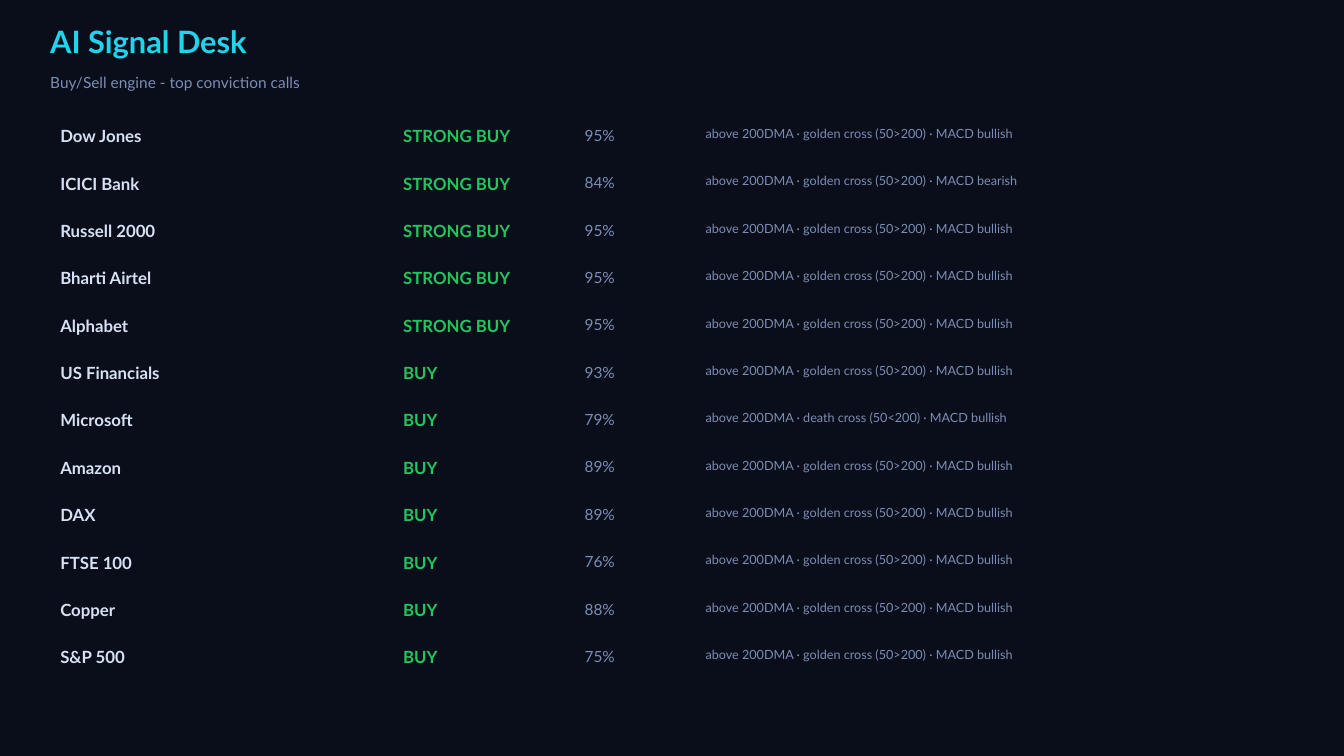
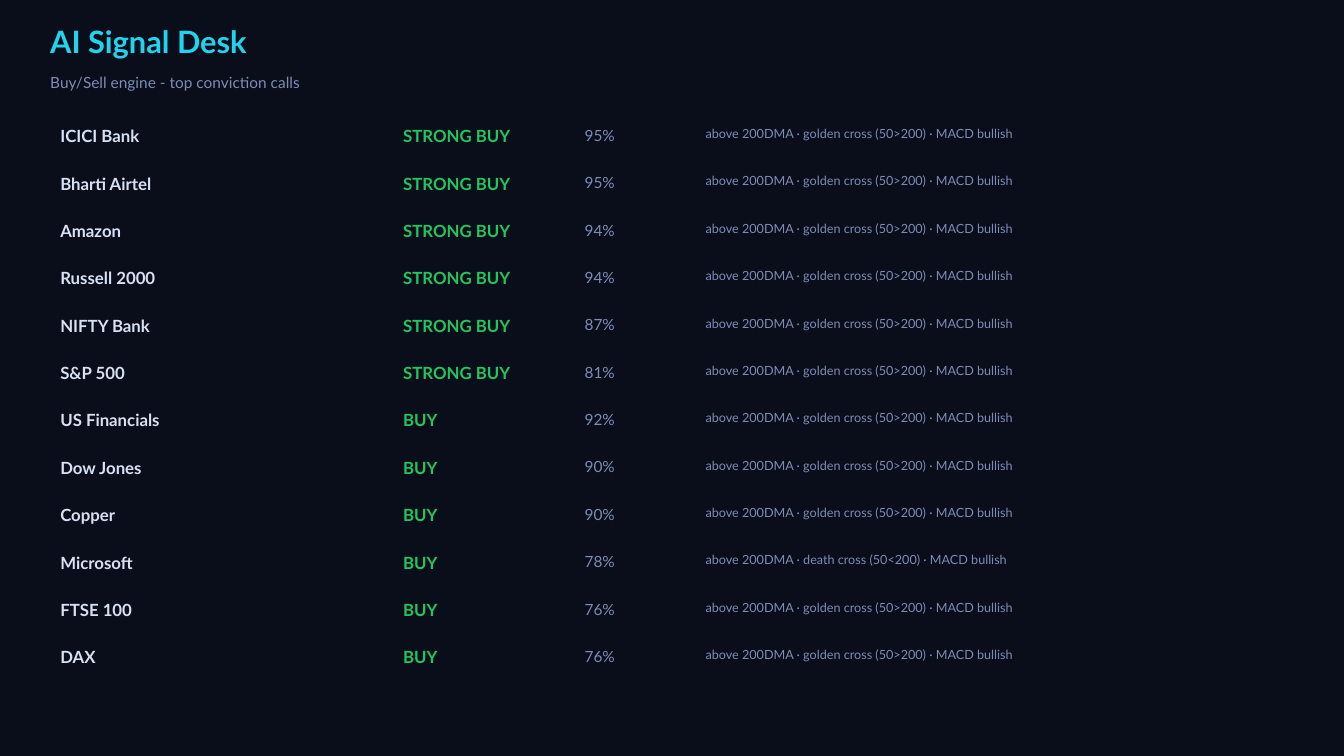
Before and after one commit to Pravkum23/pmr-terminal, a slide deck: slide 4 of docs/pmr_daily.pptx. Drawn at 1344x756 pixels with LibreOffice and Linux fonts; fonts in the diff are those of the drawing. Boxes give left, top, right and bottom in pixels: in the first picture for what was removed or moved away, otherwise in the second. Text is boxed around its words. In the diff, an @@ line names an element or a change of style, - is before the commit and + after.

```diff
--- a/docs/pmr_daily.pptx
+++ b/docs/pmr_daily.pptx
@@ text "ICICI Bank": place and size @@
-text "ICICI Bank" at [60, 177, 139, 190]
+text "ICICI Bank" at [60, 129, 139, 142]
@@ text removed at [60, 130, 141, 142] @@
-Dow Jones
@@ text "Bharti Airtel": place and size @@
-text "Bharti Airtel" at [60, 271, 151, 284]
+text "Bharti Airtel" at [60, 177, 151, 190]
@@ text "95%": place and size @@
-text "95%" at [585, 225, 615, 236]
+text "95%" at [585, 177, 615, 188]
@@ text removed at [585, 177, 615, 188] @@
-84%
@@ text at [706, 175, 1013, 187]: text changed @@
-above 200DMA · golden cross (50>200) · MACD bearish
+above 200DMA · golden cross (50>200) · MACD bullish
@@ text added at [60, 225, 121, 237], 12 pt, text #D7E1F3, bold @@
+Amazon
@@ text added at [585, 225, 615, 236], 11 pt, text #7C8DB5 @@
+94%
@@ text "Russell 2000": place and size @@
-text "Russell 2000" at [60, 224, 155, 237]
+text "Russell 2000" at [60, 271, 155, 284]
@@ text at [585, 272, 615, 283]: text changed @@
-95%
+94%
@@ text at [60, 319, 150, 332]: text changed @@
-Alphabet
+NIFTY Bank
@@ text at [585, 319, 615, 330]: text changed @@
-95%
+87%
@@ text added at [60, 366, 125, 379], 12 pt, text #D7E1F3, bold @@
+S&P 500
@@ text at [403, 366, 510, 379]: text changed @@
-BUY
+STRONG BUY
@@ text at [585, 367, 615, 378]: text changed @@
-93%
+81%
@@ text "US Financials": place and size @@
-text "US Financials" at [60, 366, 160, 379]
+text "US Financials" at [60, 413, 160, 426]
@@ text at [585, 414, 615, 425]: text changed @@
-79%
+92%
@@ text at [706, 412, 1013, 424]: text changed @@
-above 200DMA · death cross (50<200) · MACD bullish
+above 200DMA · golden cross (50>200) · MACD bullish
@@ text at [60, 462, 141, 474]: text changed @@
-Amazon
+Dow Jones
@@ text at [585, 461, 615, 472]: text changed @@
-89%
+90%
@@ text "Copper": place and size @@
-text "Copper" at [60, 603, 115, 619]
+text "Copper" at [60, 508, 115, 524]
@@ text removed at [60, 509, 95, 521] @@
-DAX
@@ text at [585, 509, 615, 520]: text changed @@
-89%
+90%
@@ text "Microsoft": place and size @@
-text "Microsoft" at [60, 413, 132, 426]
+text "Microsoft" at [60, 556, 132, 569]
@@ text added at [585, 556, 615, 567], 11 pt, text #7C8DB5 @@
+78%
@@ text at [706, 554, 1007, 566]: text changed @@
-above 200DMA · golden cross (50>200) · MACD bullish
+above 200DMA · death cross (50<200) · MACD bullish
@@ text "FTSE 100": place and size @@
-text "FTSE 100" at [60, 556, 132, 569]
+text "FTSE 100" at [60, 603, 132, 616]
@@ text "76%": place and size @@
-text "76%" at [585, 556, 615, 567]
+text "76%" at [585, 604, 615, 615]
@@ text removed at [585, 604, 615, 615] @@
-88%
@@ text at [60, 651, 95, 663]: text changed @@
-S&P 500
+DAX
@@ text at [585, 651, 615, 662]: text changed @@
-75%
+76%
```
Also in this commit, not shown: 3 other slides changed, 3 other files.
